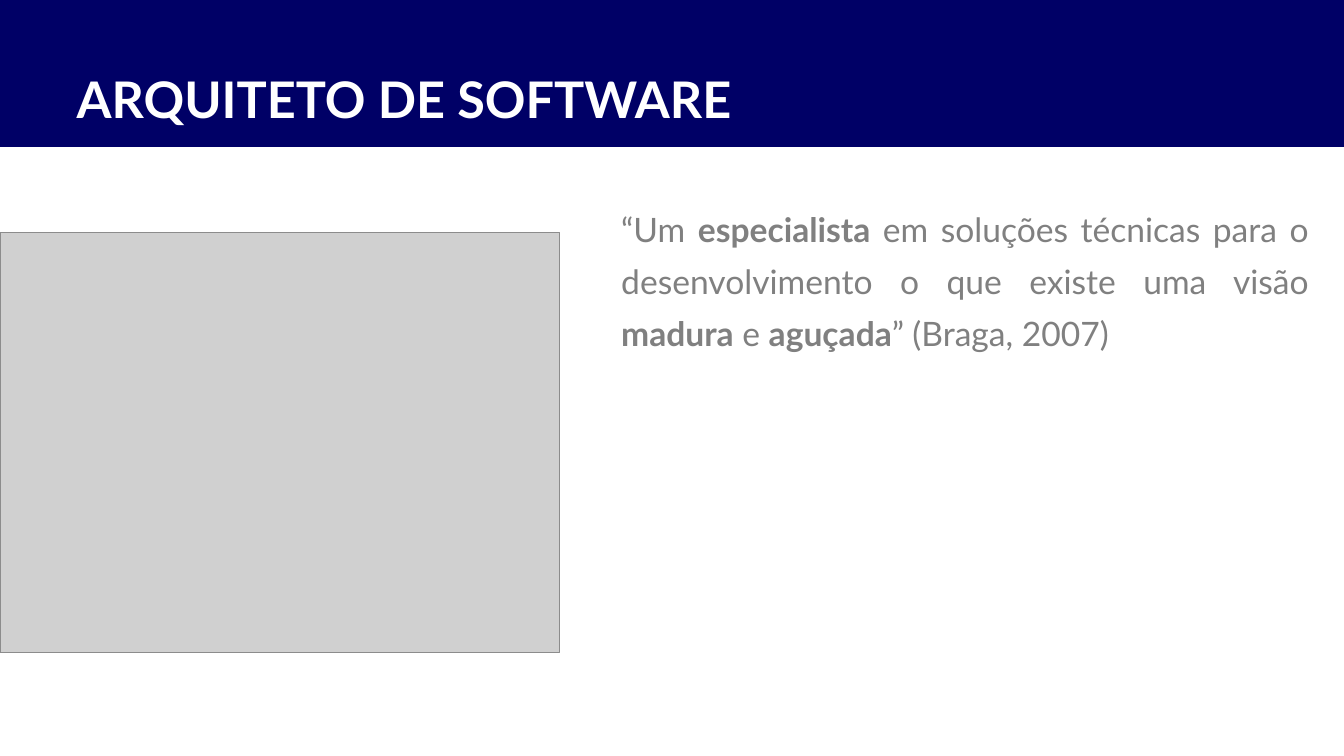
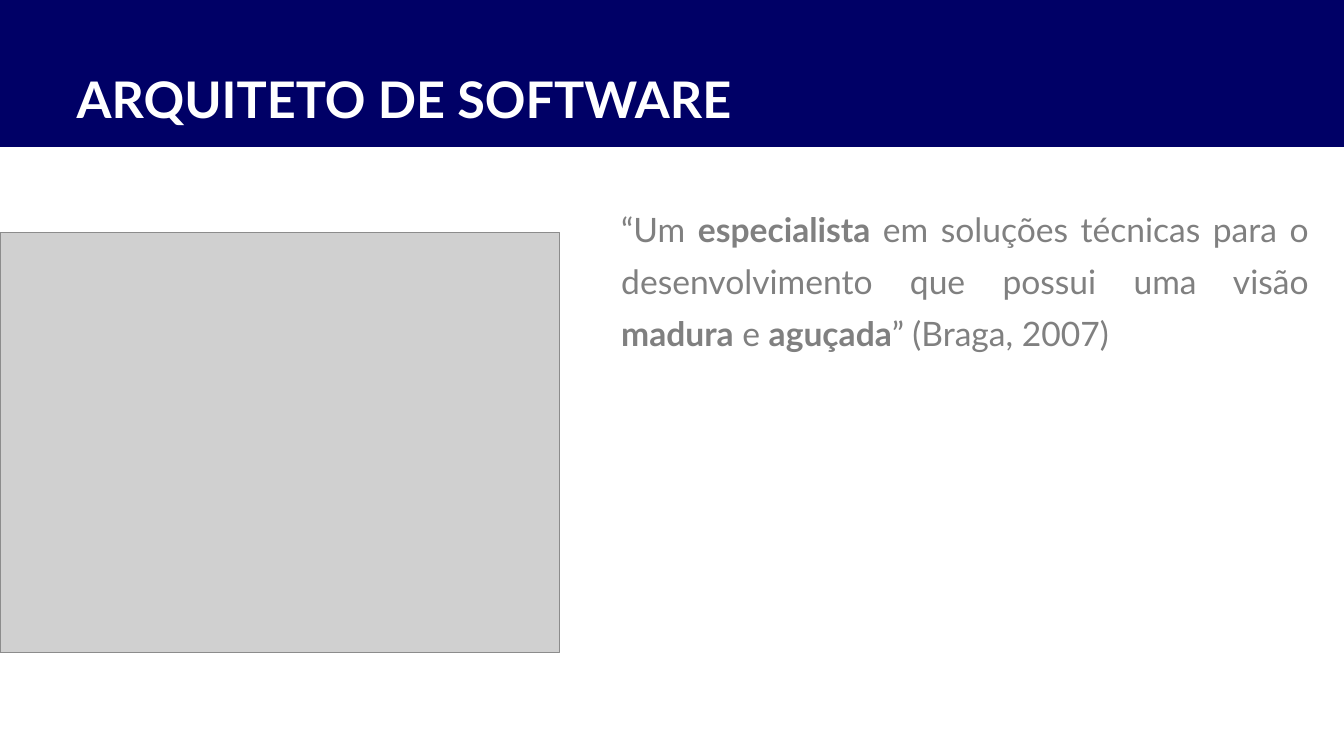
Before and after one commit to fabiomargarito/Cursos, a slide deck: slide 13 of Slides/Fundamentos em Arquitetura de Software com C# - Modulo 1.pptx. Drawn at 1344x756 pixels with LibreOffice and Linux fonts; fonts in the diff are those of the drawing; grey boxes stand for pictures. Boxes give left, top, right and bottom in pixels: in the first picture for what was removed or moved away, otherwise in the second. Text is boxed around its words. In the diff, an @@ line names an element or a change of style, - is before the commit and + after.

```diff
--- a/Slides/Fundamentos em Arquitetura de Software com C# - Modulo 1.pptx
+++ b/Slides/Fundamentos em Arquitetura de Software com C# - Modulo 1.pptx
@@ text at bbox=[621, 216, 1309, 352]: text changed @@
-“Um especialista em soluções técnicas para o desenvolvimento o que existe uma visão madura e aguçada” (Braga, 2007)
+“Um especialista em soluções técnicas para o desenvolvimento que possui uma visão madura e aguçada” (Braga, 2007)
```
Also in this commit, not shown: 6 other slides changed.
